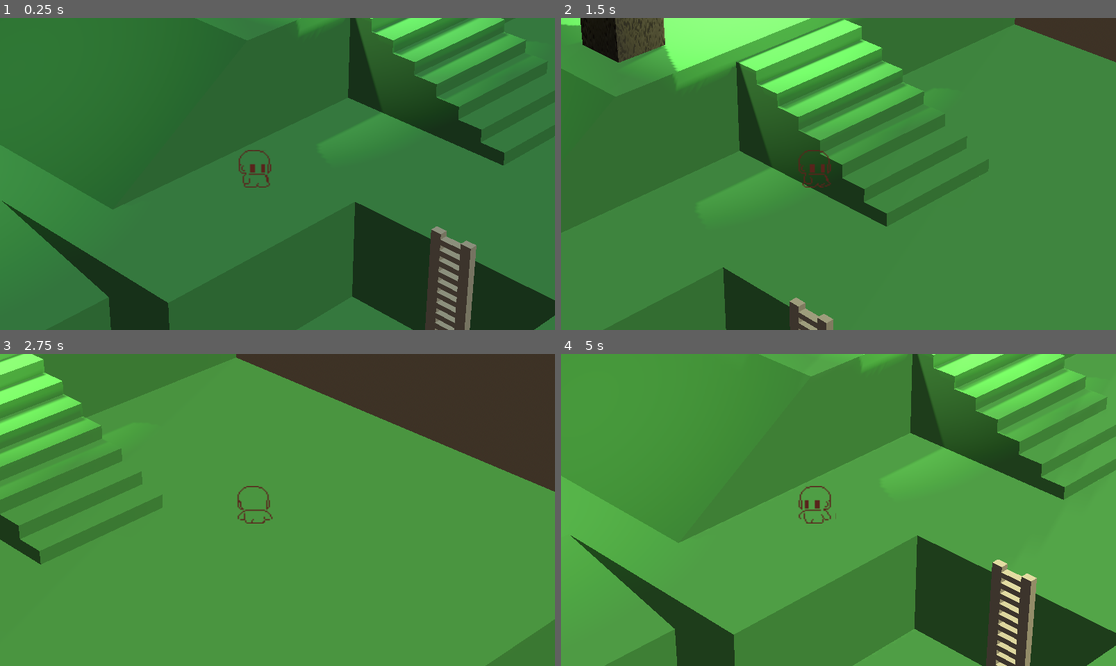
Above: before the commit, frames 1-4 (two rows, left to right).
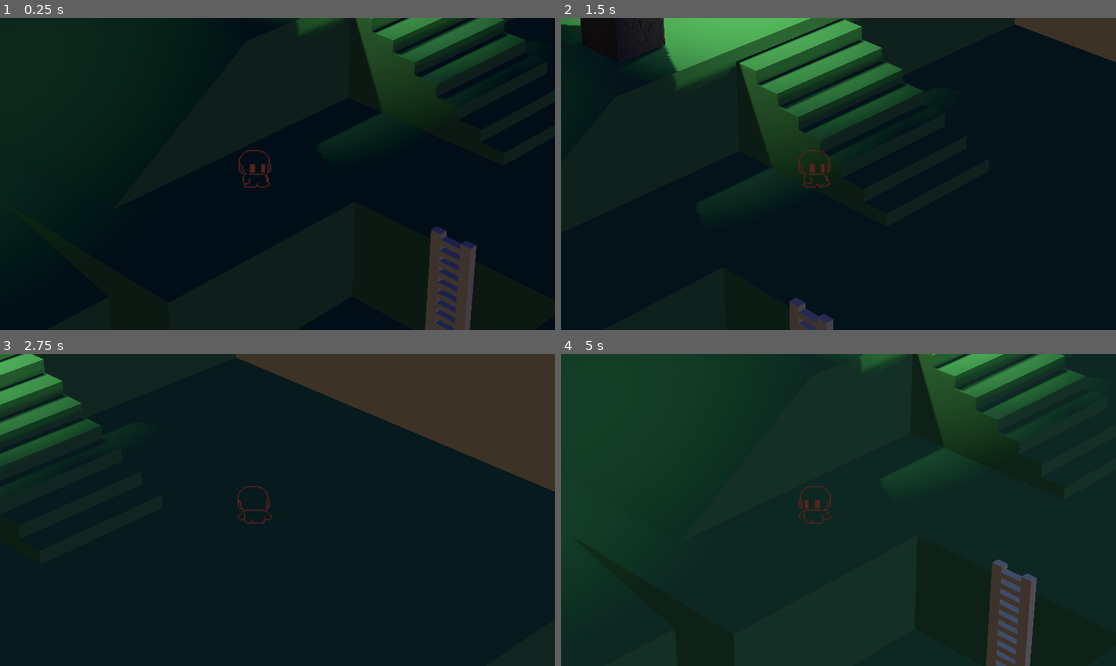
Above: after the commit, the same moments.

Repository: NiJingzhe/Travellers
Game: Godot game, scene res://scenes/test_world.tscn
The game is run twice, just before and just after one commit, with the same random seed, the same clock (stepped at 60 frames per second) and the same inputs.
Inputs:
- Up to frame 1 (0.25 s): no input
- Up to frame 2 (1.5 s): tap Enter (ui_accept) at 0.5, 0.77 s; hold D (walk_right) 0.53-1.28 s; hold S (walk_down) from 1.28 s (still down)
- Up to frame 3 (2.75 s): tap Enter (ui_accept) at 1.52 s; release S (walk_down) at 2.03 s; hold D (walk_right) from 2.03 s (still down)
- Up to frame 4 (5 s): release D (walk_right) at 2.78 s; hold W (walk_up) 2.78-3.53 s; tap Enter (ui_accept) at 3.02, 3.77, 4.52 s; hold A (walk_left) from 3.53 s (still down)

The runs differ from the first frame. In frame 1, 85% of the frame differs, in the area x 0-100%, y 0-100%; in frame 2, 97%; in frame 3, 87%; in frame 4, 98%.

Commit message:
基本完成昼夜更替视效框架,规范了部分脚本的命名，添加了m便于美工使用的说明和注释

Diff:
--- a/scenes/sun_system.tscn
+++ b/scenes/sun_system.tscn
@@ -1,8 +1,8 @@
-[gd_scene load_steps=8 format=3 uid="uid://7p7nnxrq2a1k"]
+[gd_scene load_steps=8 format=3 uid="uid://doqsjhvimdh2o"]
 
+[ext_resource type="Script" path="res://script/TimeSystem/SunSystem.gd" id="1_0u6f4"]
 [ext_resource type="Script" path="res://script/TimeSystem/ShadowCaster.gd" id="1_mdjbs"]
-[ext_resource type="Script" path="res://script/TimeSystem/sun_system.gd" id="1_prdnq"]
-[ext_resource type="Script" path="res://script/TimeSystem/TimeSystemVisualEffect.gd" id="2_yyxts"]
+[ext_resource type="Script" path="res://script/TimeSystem/ColorLight.gd" id="3_sho2e"]
 
 [sub_resource type="Curve" id="Curve_8fcsj"]
 bake_resolution = 200
@@ -24,16 +24,16 @@
 point_count = 4
 
 [node name="SunSystem" type="Node3D"]
-script = ExtResource("1_prdnq")
+script = ExtResource("1_0u6f4")
 energy_curve = SubResource("Curve_8fcsj")
+angle_curve = SubResource("Curve_usimw")
+shadow_blur_curve = SubResource("Curve_npf70")
+shadow_transparency_curve = SubResource("Curve_ehxch")
 dawntime_color = Color(0.588235, 0.690196, 0.768627, 1)
 daytime_color = Color(0.976471, 0.945098, 0.694118, 1)
 dusktime_color = Color(0.854902, 0.376471, 0.337255, 1)
 time_of_whole_day = 20.0
 game_time = 6.0
-angle_curve = SubResource("Curve_usimw")
-shadow_blur_curve = SubResource("Curve_npf70")
-shadow_transparency_curve = SubResource("Curve_ehxch")
 
 [node name="Timer" type="Timer" parent="."]
 wait_time = 0.1
@@ -55,6 +55,6 @@
 shadow_normal_bias = 2.6
 shadow_reverse_cull_face = true
 shadow_blur = 0.2
-script = ExtResource("2_yyxts")
+script = ExtResource("3_sho2e")
 
 [connection signal="timeout" from="Timer" to="." method="_on_timer_timeout"]
--- a/scenes/test_world.tscn
+++ b/scenes/test_world.tscn
@@ -34,7 +34,11 @@
 camera_attributes = SubResource("CameraAttributesPractical_inn51")
 
 [node name="SunSystem" parent="." instance=ExtResource("1_doesi")]
+editor_description = "Energy Curve是light_energy关于game_time的函数，横坐标0-1对应game_time的0-24
+Shadow Blur Curve和Shadow Transparency Curve是阴影的模糊程度和透明度关于光强的函数
+Angle Curve比较特殊，虽然也是太阳角度关于game_time的函数，但是为了正确的处理间断点，整体曲线向左平移了0.25，即6 hours，这是为了让间断点产生在曲线边界，即其横坐标0-0.75对应的是game_time的6-24，0.75-1对应game_time的0-6，自定义曲线时要注意这点"
 time_of_whole_day = 120.0
+game_time = 2.0
 
 [node name="Player" parent="." instance=ExtResource("1_cpdod")]
 transform = Transform3D(2, 0, 0, 0, 2, 0, 0, 0, 2, 1.07111, 1.32523, 0.883036)
--- a/script/TimeSystem/sun_system.gd
+++ b/script/TimeSystem/SunSystem.gd
@@ -2,16 +2,25 @@
 extends Node3D
 class_name SunSystem
 
+#Energy Curve是light_energy关于game_time的函数，横坐标0-1对应game_time的0-24
+
+#Shadow Blur Curve和Shadow Transparency Curve是阴影的模糊程度和透明度关于光强的函数
+
+#Angle Curve比较特殊，虽然也是太阳角度关于game_time的函数，但是为了正确的处理间断点，
+#整体曲线向左平移了0.25，即6 hours，这是为了让间断点产生在曲线边界，
+#即其横坐标0-0.75对应的是game_time的6-24，0.75-1对应game_time的0-6，自定义曲线时要注意这点
+
 @export var energy_curve : Curve
+@export var angle_curve : Curve      #整体向左侧平移了0.25个循环
+@export var shadow_blur_curve : Curve
+@export var shadow_transparency_curve : Curve
 @export var dawntime_color : Color = Color(0,0,0,1)
 @export var daytime_color : Color = Color(1, 1, 1, 1)
 @export var dusktime_color : Color = Color(0,0,0,1)
 @export var nighttime_color : Color = Color(0.2, 0.2, 0.5, 1)
 @export var time_of_whole_day : float
 @export var game_time : float = 12.0
-@export var angle_curve : Curve      #整体向左侧平移了0.25个循环
-@export var shadow_blur_curve : Curve
-@export var shadow_transparency_curve : Curve
+
 
 
 # Called when the node enters the scene tree for the first time.
--- a/script/TimeSystem/dayLightRotate.gd
+++ /dev/null
@@ -1,7 +0,0 @@
-extends DirectionalLight3D
-
-@export var energy_curve : Curve
-@export var dawntime_color : Color = Color(0,0,0,1)
-@export var daytime_color : Color = Color(1, 1, 1, 1)
-@export var dusktime_color : Color = Color(0,0,0,1)
-@export var nighttime_color : Color = Color(0.2, 0.2, 0.5, 1)
Not shown: 1 places in scenes/test_world.tscn that only renumber resources
Renamed: script/TimeSystem/TimeSystemVisualEffect.gd -> script/TimeSystem/ColorLight.gd
